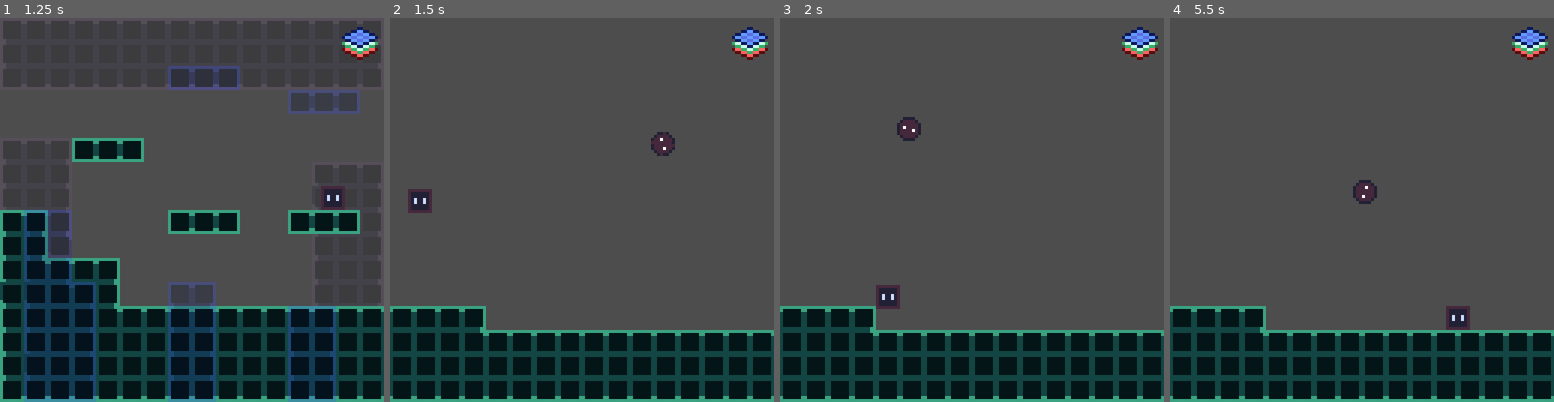
Above: before the commit, frames 1-4 (left to right).
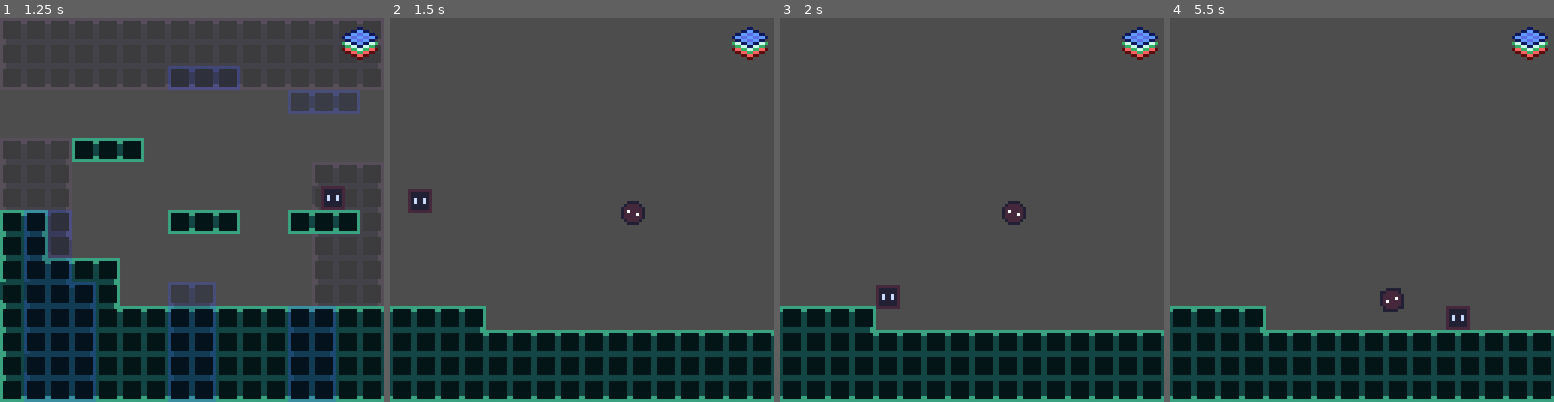
Above: after the commit, the same moments.

Repository: GreatfruitGames/Tilemap-Traveller
Game: Godot game, scene res://Scenes/base_level.tscn
Two runs of this game, one before a commit and one after it. Both use one fixed random seed, a clock stepped at 60 frames per second and the inputs below. The project has no main scene, so this scene is started directly.
Inputs:
- Up to frame 1 (1.25 s): tap Enter at 0.5 s; hold D (right) from 0.53 s (still down); tap Space (jump) at 0.77 s
- Up to frame 2 (1.5 s): keep holding D (right)
- Up to frame 3 (2 s): keep holding D (right); tap Space (jump) at 1.52 s
- Up to frame 4 (5.5 s): release D (right) at 2.03 s; hold A (left) 2.03-2.78 s; hold D (right) 2.78-4.28 s; tap Space (jump) at 3.02, 3.77, 4.52 s; hold A (left) 4.28-5.03 s; hold D (right) from 5.03 s (still down)

Frame 1 is identical in both runs. In frame 2, 0.6% of the frame differs, in the area x 60-75%, y 29-54%; in frame 3, 0.6%; in frame 4, 0.7%, in the area x 47-61%, y 42-77%.

Commit message:
All enemies
All 5 enemy types have been finished

Diff:
--- a/Scenes/base_level.tscn
+++ b/Scenes/base_level.tscn
@@ -98,6 +98,6 @@
 
 [node name="round enemy2" parent="Screen Base2" unique_id=320112203 node_paths=PackedStringArray("level") instance=ExtResource("7_4rblm")]
 position = Vector2(81, 65)
-enemy_type = "Bouncer"
+enemy_type = "Chlyer"
 level = NodePath("../..")
 layer = 1
--- a/Scenes/round_enemy.tscn
+++ b/Scenes/round_enemy.tscn
@@ -12,13 +12,14 @@
 [sub_resource type="CircleShape2D" id="CircleShape2D_uirbe"]
 radius = 64.629715
 
-[node name="round enemy" type="RigidBody2D" unique_id=1984333074 node_paths=PackedStringArray("bounceTimer")]
+[node name="round enemy" type="RigidBody2D" unique_id=1984333074 node_paths=PackedStringArray("bounceTimer", "detector")]
 collision_layer = 4
 collision_mask = 10
 mass = 5.0
 physics_material_override = SubResource("PhysicsMaterial_uirbe")
 script = ExtResource("1_i1b16")
 bounceTimer = NodePath("bounce timer")
+detector = NodePath("search")
 
 [node name="CollisionShape2D" type="CollisionShape2D" parent="." unique_id=1650485503]
 shape = SubResource("CircleShape2D_tty2r")
@@ -34,3 +35,5 @@
 
 [node name="bounce timer" type="Timer" parent="." unique_id=776975378]
 one_shot = true
+
+[connection signal="body_entered" from="search" to="." method="_on_search_body_entered"]
--- a/Scripts/enemy_base.gd
+++ b/Scripts/enemy_base.gd
@@ -3,13 +3,21 @@
 @export_enum("Chaser", "Bouncer", "Chouncer", "Flyer", "Chlyer") var enemy_type : String
 @export var bounceTimer : Timer
 @export var level : Node2D
+@export var detector : Area2D
+
+var target
 
 # The layer the enemy is on
 @export var layer : int
 
 # Called when the node enters the scene tree for the first time.
 func _ready() -> void:
-	pass # Replace with function body.
+	if enemy_type == "Flyer" or enemy_type == "Chlyer":
+		gravity_scale = 0
+		physics_material_override.bounce = 0
+	if enemy_type == "Chaser":
+		physics_material_override.bounce = 0
+		mass = 20
 
 
 # Called every frame. 'delta' is the elapsed time since the previous frame.
@@ -33,19 +41,27 @@
 		chly()
 
 func chase():
-	pass
+	if target != null:
+		apply_central_impulse((target.global_position - self.global_position))
 
 func bounce():
-	#if Vector2(roundi(linear_velocity.x), roundi(linear_velocity.y)) == Vector2(0,0):
 	if bounceTimer.is_stopped():
 		apply_central_impulse(Vector2(randf_range(-1000,1000),randf_range(-1000, -500)))
 		bounceTimer.start()
 
 func chounce():
-	pass
+	if bounceTimer.is_stopped() and target != null:
+		apply_central_impulse((target.global_position - self.global_position) * 10)
+		bounceTimer.start()
 
 func fly():
-	pass
+	if bounceTimer.is_stopped():
+		apply_central_impulse(Vector2(randf_range(-100,100),randf_range(-100, 100)))
+		bounceTimer.start()
 
 func chly():
-	pass
+	if target != null:
+		apply_central_impulse((target.global_position - self.global_position) / 20)
+
+func _on_search_body_entered(body: Node2D) -> void:
+	target = body
